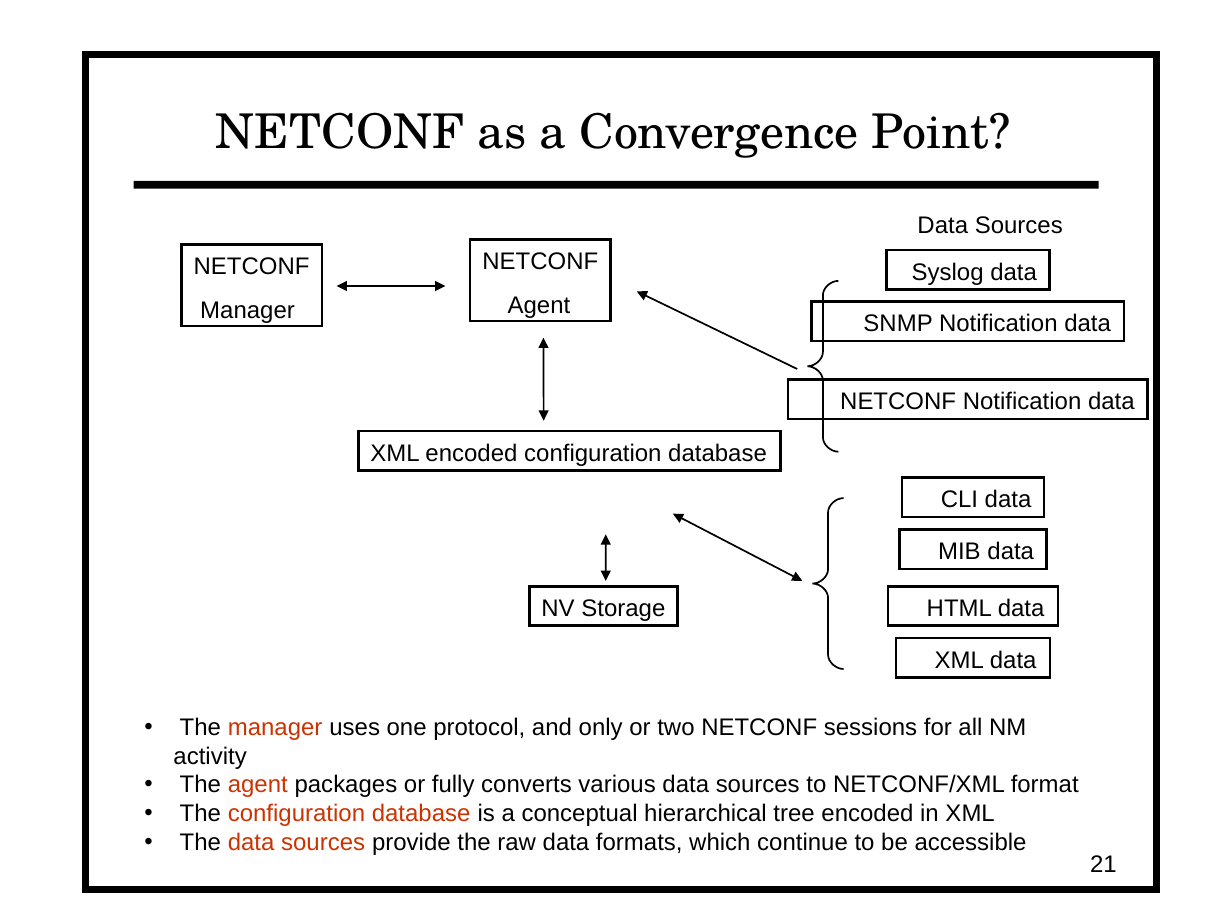
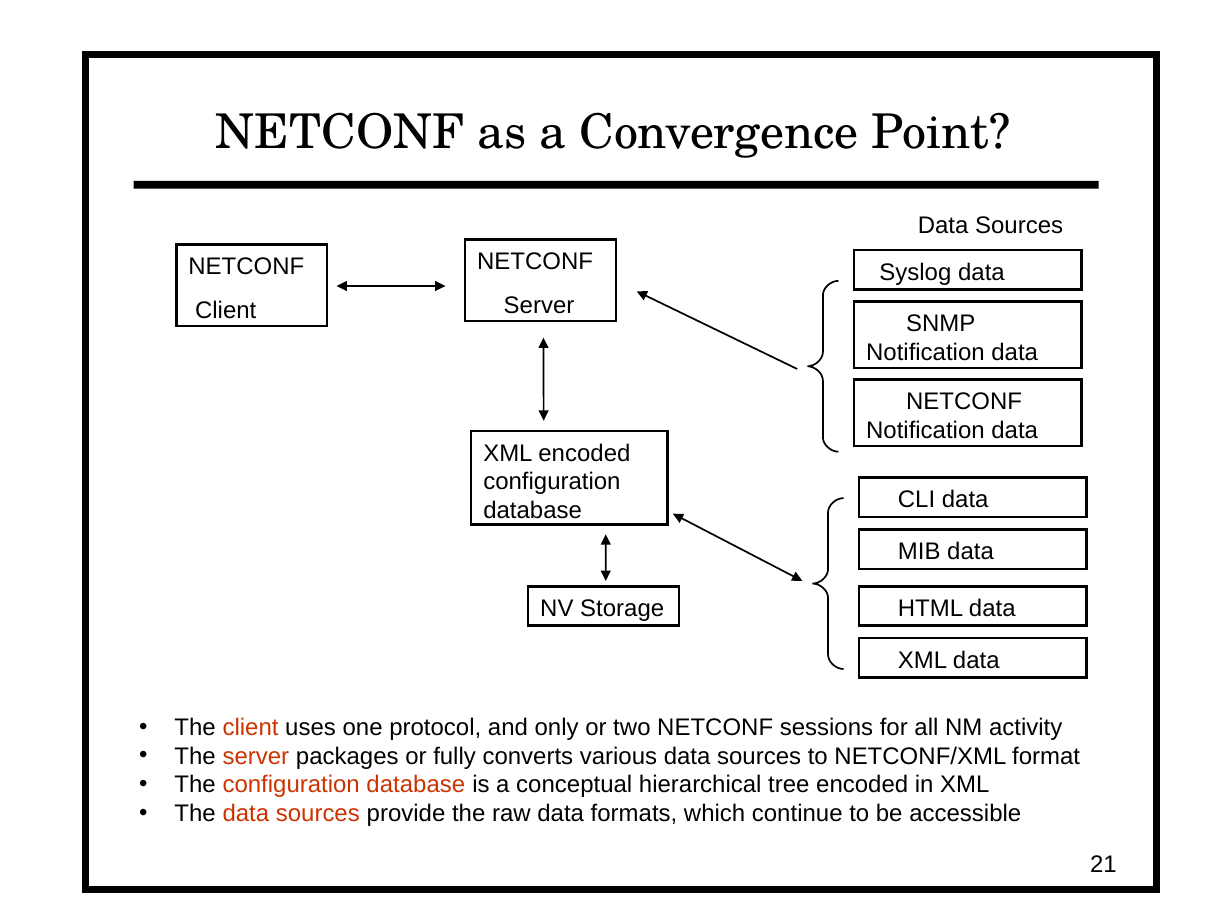
Before and after one commit to vlvassilev/yuma123, a slide deck: slide 21 of netconf/doc/netconfcentral_slides/yang_getting_started_may9.odp. Drawn at 1232x924 pixels with LibreOffice and Linux fonts; fonts in the diff are those of the drawing. Boxes give left, top, right and bottom in pixels: in the first picture for what was removed or moved away, otherwise in the second. Text is boxed around its words. In the diff, an @@ line names an element or a change of style, - is before the commit and + after.

Commit message:
update slides

```diff
--- a/netconf/doc/netconfcentral_slides/yang_getting_started_may9.odp
+++ b/netconf/doc/netconfcentral_slides/yang_getting_started_may9.odp
@@ rectangle "NETCONF": place and size @@
-rectangle "NETCONF" at <box>471,239,611,320</box>
+rectangle "NETCONF" at <box>464,239,616,320</box>
@@ rectangle "NETCONF": place and size @@
-rectangle "NETCONF" at <box>181,245,322,326</box>
+rectangle "NETCONF" at <box>176,245,328,326</box>
@@ rectangle "Syslog data": place and size @@
-rectangle "Syslog data" at <box>886,250,1048,290</box>
+rectangle "Syslog data" at <box>854,250,1082,290</box>
@@ text in rectangle at <box>504,296,575,314</box>: text changed @@
-Agent
+Server
@@ text in rectangle at <box>195,300,256,319</box>: text changed @@
-Manager
+Client
@@ rectangle "SNMP Notification data": place and size @@
-rectangle "SNMP Notification data" at <box>812,302,1125,341</box>
+rectangle "SNMP Notification data" at <box>854,302,1082,368</box>
@@ rectangle "NETCONF Notification data": place and size @@
-rectangle "NETCONF Notification data" at <box>788,379,1148,419</box>
+rectangle "NETCONF Notification data" at <box>854,379,1082,446</box>
@@ rectangle "XML encoded configuration database": place and size @@
-rectangle "XML encoded configuration database" at <box>359,431,781,471</box>
+rectangle "XML encoded configuration database" at <box>471,431,668,525</box>
@@ rectangle "CLI data": place and size @@
-rectangle "CLI data" at <box>902,478,1044,517</box>
+rectangle "CLI data" at <box>859,478,1087,517</box>
@@ rectangle "MIB data": place and size @@
-rectangle "MIB data" at <box>899,530,1046,569</box>
+rectangle "MIB data" at <box>859,530,1087,569</box>
@@ rectangle "HTML data": place and size @@
-rectangle "HTML data" at <box>888,586,1058,626</box>
+rectangle "HTML data" at <box>859,586,1087,626</box>
@@ rectangle "XML data": place and size @@
-rectangle "XML data" at <box>896,638,1050,678</box>
+rectangle "XML data" at <box>859,638,1087,678</box>
@@ text at <box>174,717,1080,769</box>: text changed @@
-• The manager uses one protocol, and only or two NETCONF sessions for all NM activity
-• The agent packages or fully converts various data sources to NETCONF/XML format
+• The client uses one protocol, and only or two NETCONF sessions for all NM activity
+• The server packages or fully converts various data sources to NETCONF/XML format
```
Also in this commit, not shown: 14 other slides changed, 22 other files.
